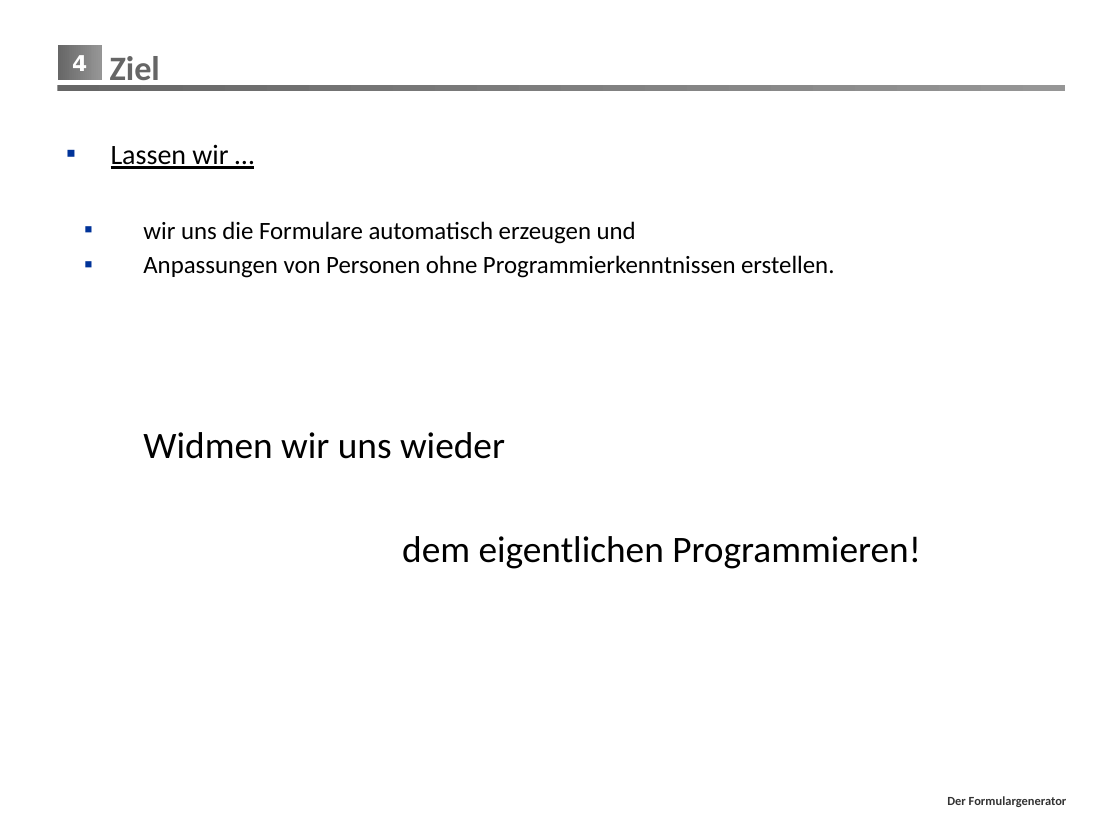
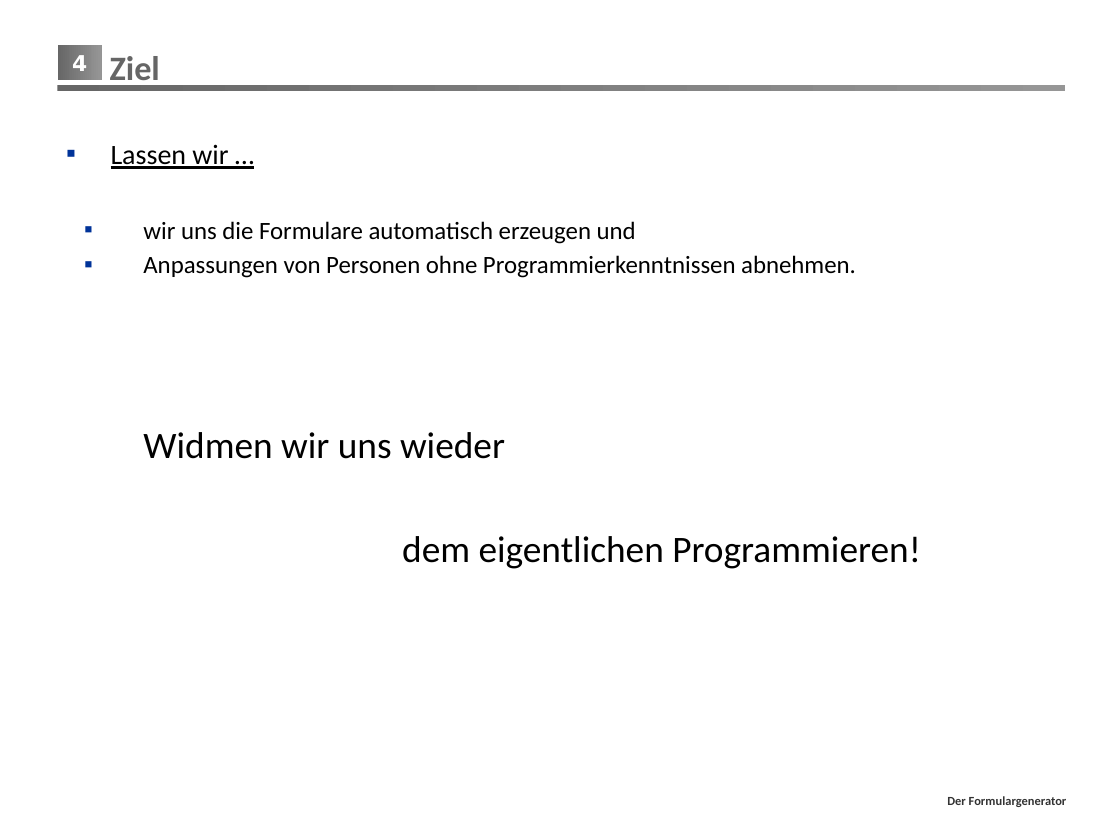
Before and after one commit to mrmorden74/formgen, a slide deck: slide 4 of Präsentation/FormGen.pptx. Drawn at 1120x840 pixels with LibreOffice and Linux fonts; fonts in the diff are those of the drawing; background and template pictures are left out. Boxes give left, top, right and bottom in pixels: in the first picture for what was removed or moved away, otherwise in the second. Text is boxed around its words. In the diff, an @@ line names an element or a change of style, - is before the commit and + after.

```diff
--- a/Präsentation/FormGen.pptx
+++ b/Präsentation/FormGen.pptx
@@ text at box(143, 255, 856, 278): text changed @@
-  ▪ Anpassungen von Personen ohne Programmierkenntnissen erstellen.
+  ▪ Anpassungen von Personen ohne Programmierkenntnissen abnehmen.
```
Also in this commit, not shown: 9 other slides changed, 3 slides removed, 1 other file.
